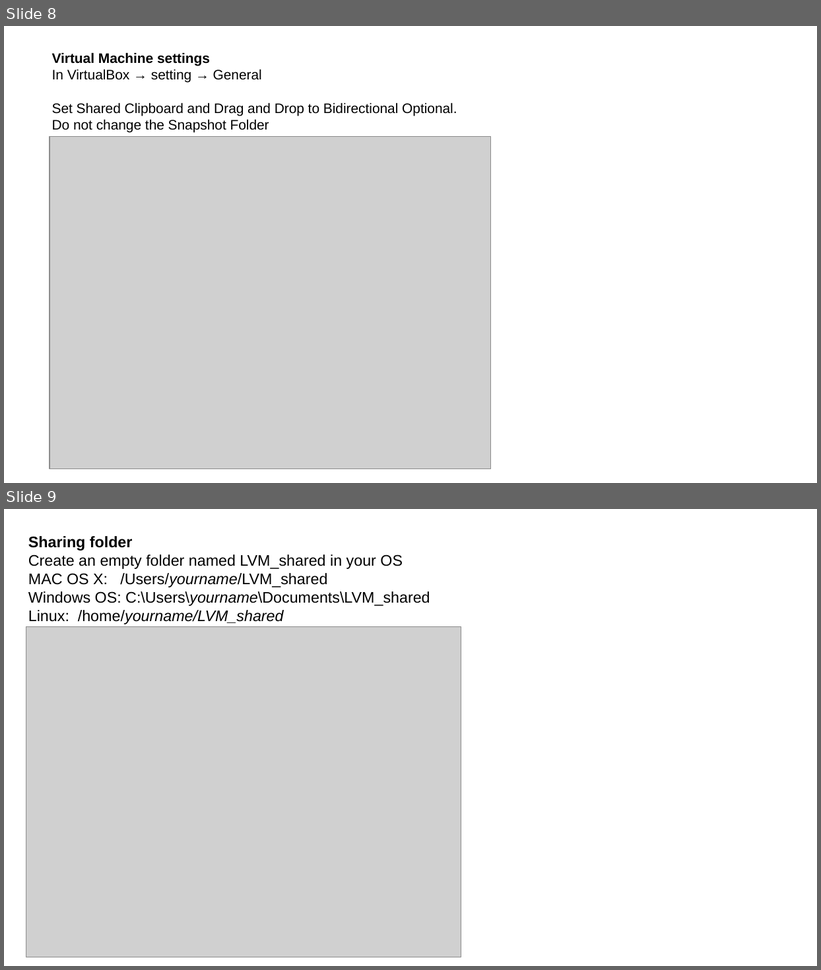
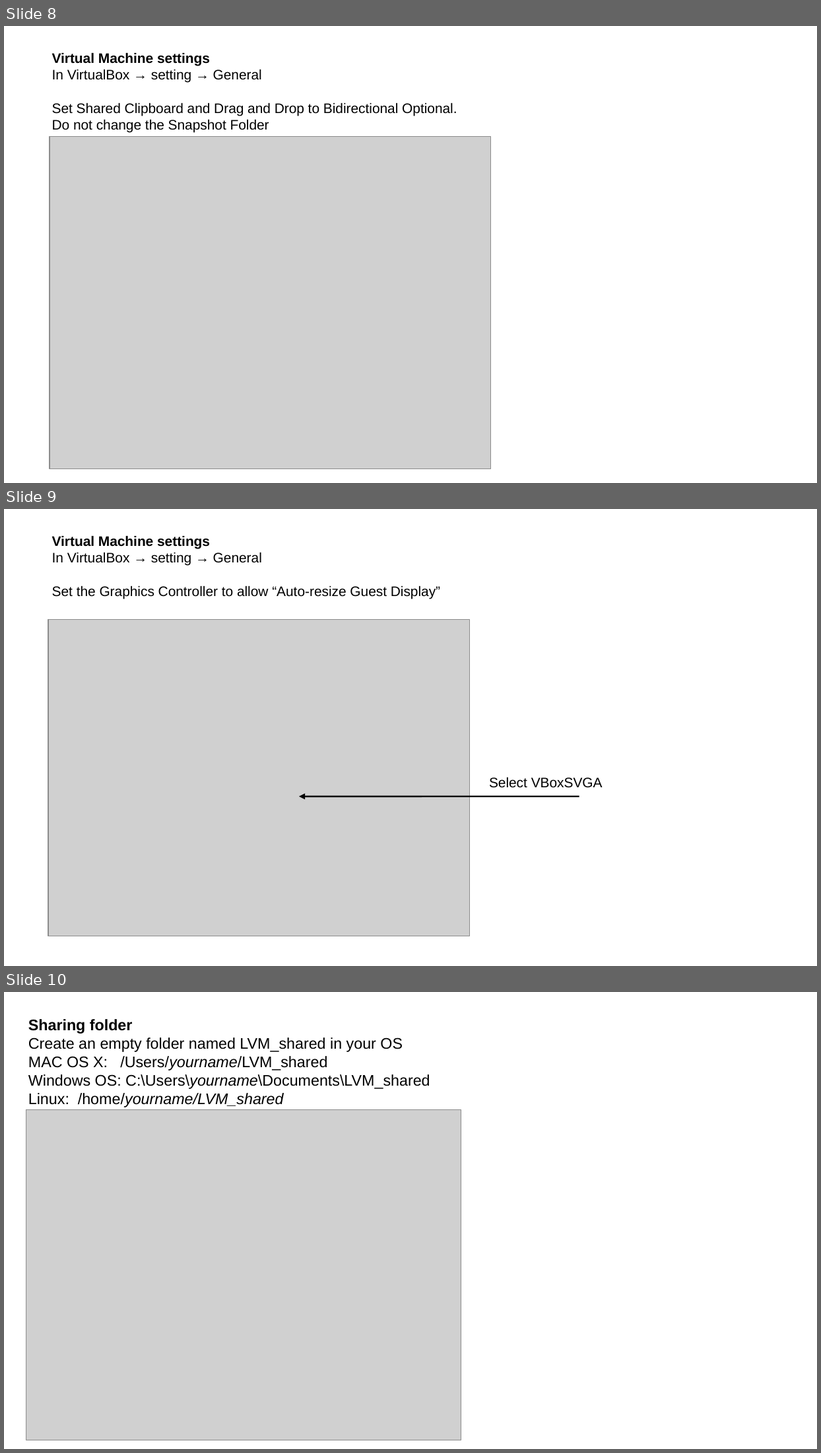
Before and after one commit to selvaje/SE_docs, a slide deck: source/VIRTUALMACHINE/Installation_vm_osgeo-live15.odp. Shown one above the other, each under a label of ours: slides 8 and 9 before the commit, slides 8, 9 and 10 after it. The pictures are 821x970 and 821x1453 pixels, drawn with LibreOffice and Linux fonts; fonts in the diff are those of the drawing; grey boxes stand for pictures. Boxes give left, top, right and bottom in pixels: in the first picture for what was removed or moved away, otherwise in the second. Text is boxed around its words. In the diff, an @@ line names an element or a change of style, - is before the commit and + after.

Commit message:
general pull

```diff
--- a/source/VIRTUALMACHINE/Installation_vm_osgeo-live15.odp
+++ b/source/VIRTUALMACHINE/Installation_vm_osgeo-live15.odp
@@ slide 9 added at (x1=4, y1=509, x2=817, y2=966), background #FFFFFF @@
@@ text added at (x1=52, y1=535, x2=440, y2=599), 13.5 pt, text #000000 @@
+Virtual Machine settings
+In VirtualBox → setting → General
+Set the Graphics Controller to allow “Auto-resize Guest Display”
@@ picture added at (x1=48, y1=620, x2=471, y2=936) @@
@@ text added at (x1=489, y1=777, x2=603, y2=788), 13.5 pt, text #000000 @@
+Select VBoxSVGA
@@ arrow added from (580, 797) to (299, 797), #000000 1.5 pt @@
@@ what was slide 9 is now slide 10 @@
```
Also in this commit, not shown: 47 other files.
